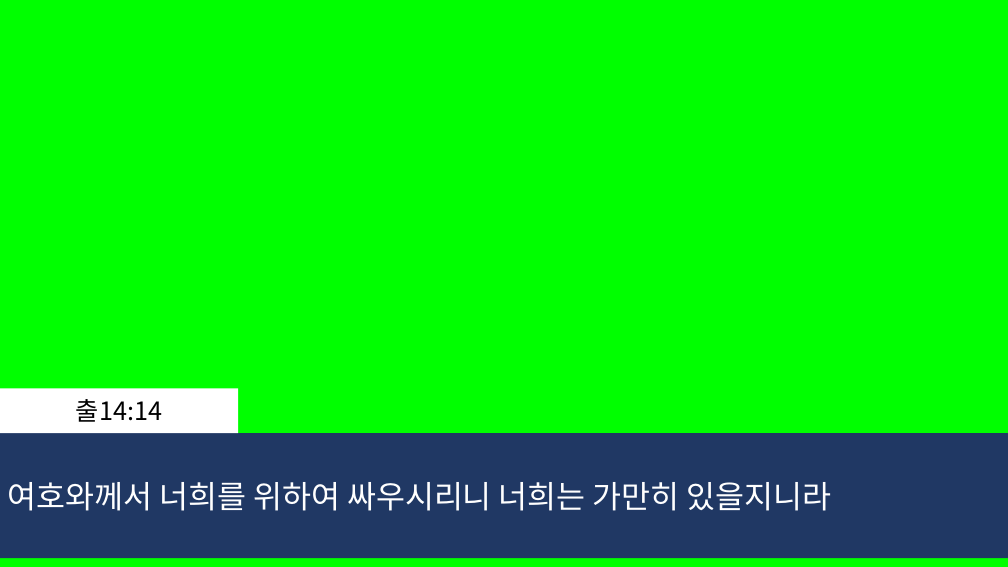
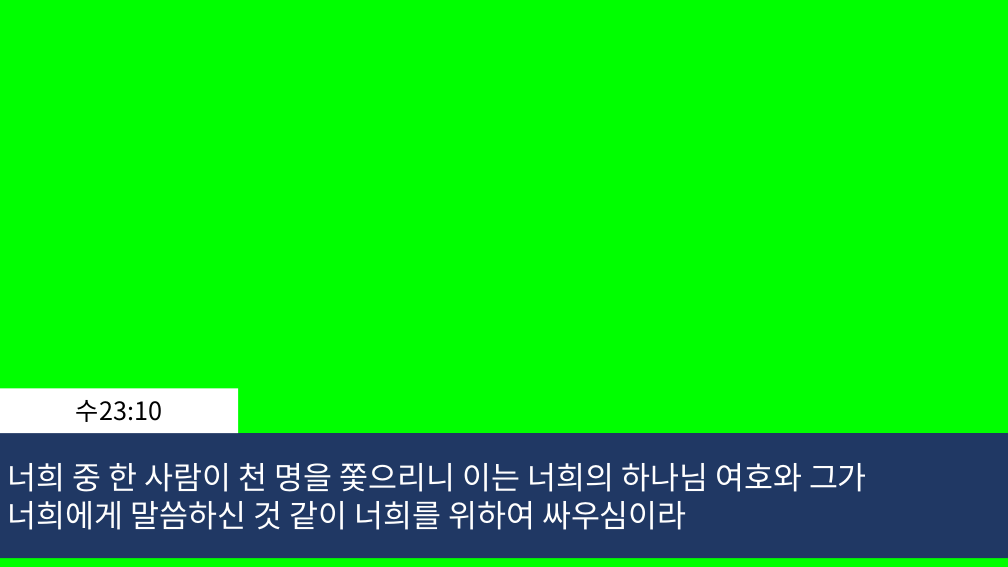
Before and after one commit to whizsavvy/evergreen_church, a slide deck: slide 92 of 2026-03-14_늘푸른교회_.pptx (slide 122 before the commit). Drawn at 1008x567 pixels with LibreOffice and Linux fonts; fonts in the diff are those of the drawing. Boxes give left, top, right and bottom in pixels: in the first picture for what was removed or moved away, otherwise in the second. Text is boxed around its words. In the diff, an @@ line names an element or a change of style, - is before the commit and + after.

```diff
--- a/2026-03-14_늘푸른교회_.pptx
+++ b/2026-03-14_늘푸른교회_.pptx
@@ text in rectangle at (76,400,162,422): text changed @@
-출14:14
+수23:10
@@ text in rectangle at (7,463,867,530): text changed @@
-여호와께서 너희를 위하여 싸우시리니 너희는 가만히 있을지니라
+너희 중 한 사람이 천 명을 쫓으리니 이는 너희의 하나님 여호와 그가
+너희에게 말씀하신 것 같이 너희를 위하여 싸우심이라
```
Also in this commit, not shown: 13 other slides changed, 9 slides added, 7 slides removed.
